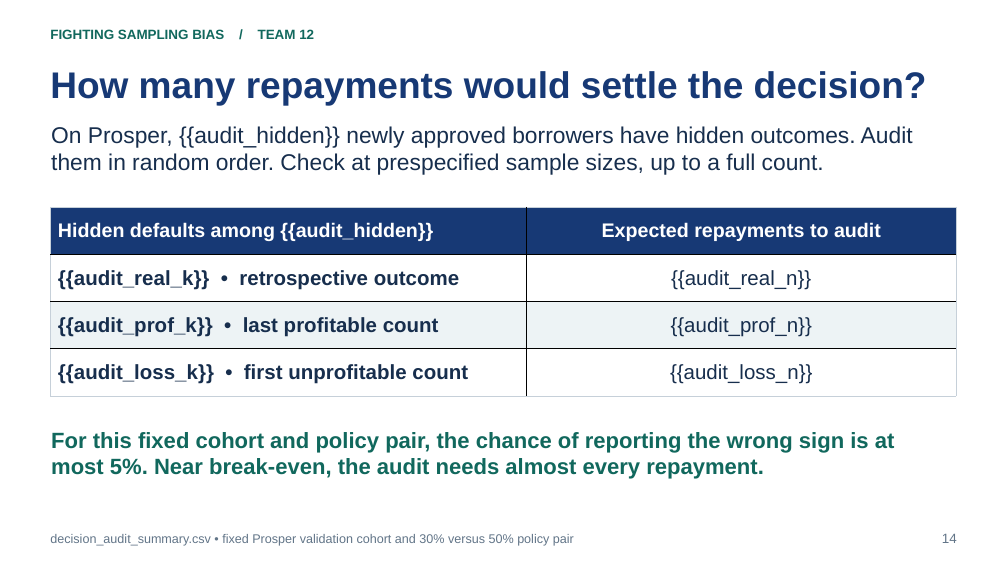
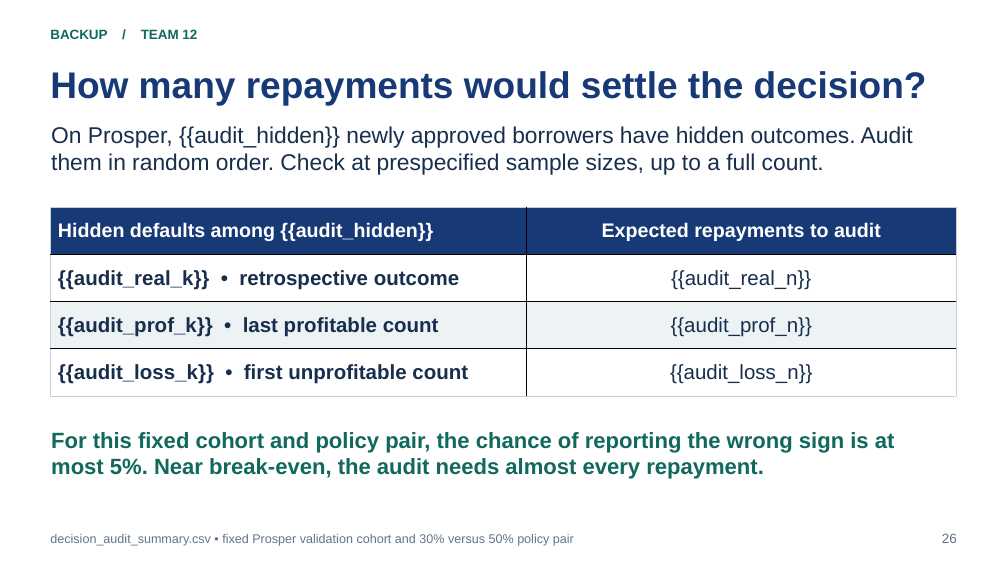
Before and after one commit to bigpurota/paper11, a slide deck: slide 26 of slides/template.pptx (slide 14 before the commit). Drawn at 1008x567 pixels with LibreOffice and Linux fonts; fonts in the diff are those of the drawing. Boxes give left, top, right and bottom in pixels: in the first picture for what was removed or moved away, otherwise in the second. Text is boxed around its words. In the diff, an @@ line names an element or a change of style, - is before the commit and + after.

```diff
--- a/slides/template.pptx
+++ b/slides/template.pptx
@@ text at box(50, 29, 197, 39): text changed @@
-FIGHTING SAMPLING BIAS / TEAM 12
+BACKUP / TEAM 12
@@ text at box(942, 533, 957, 543): text changed @@
-14
+26
```
Also in this commit, not shown: 3 slides added, 2 slides removed, 24 other files.
